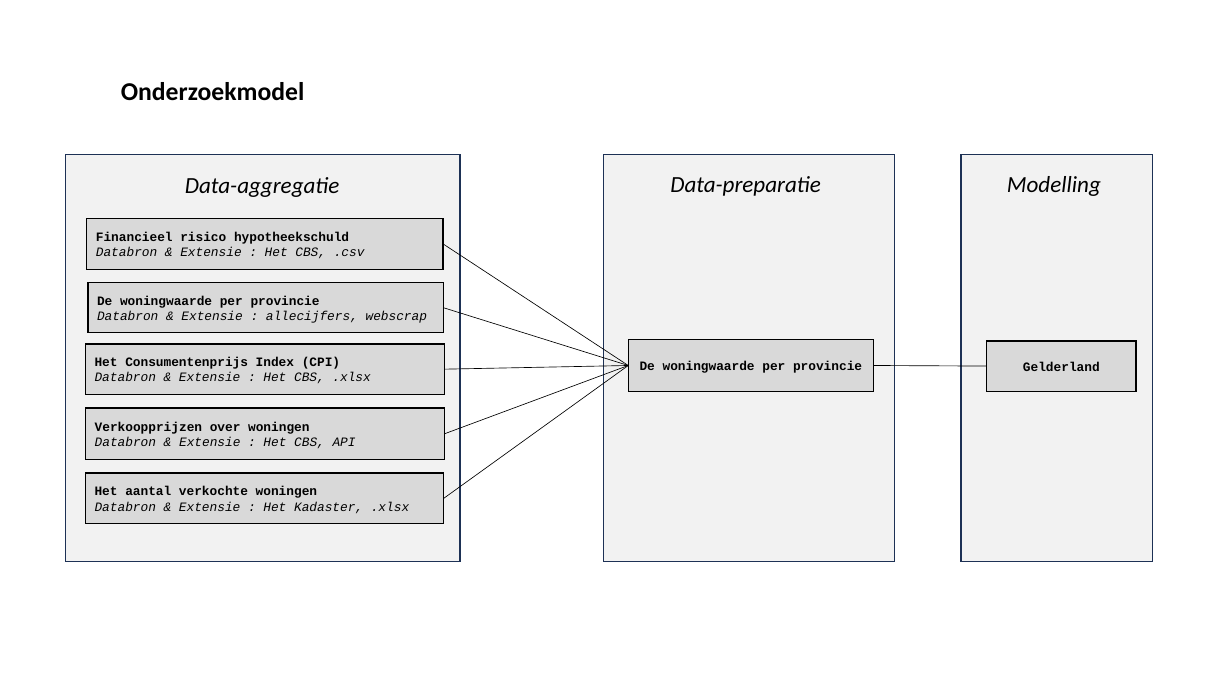
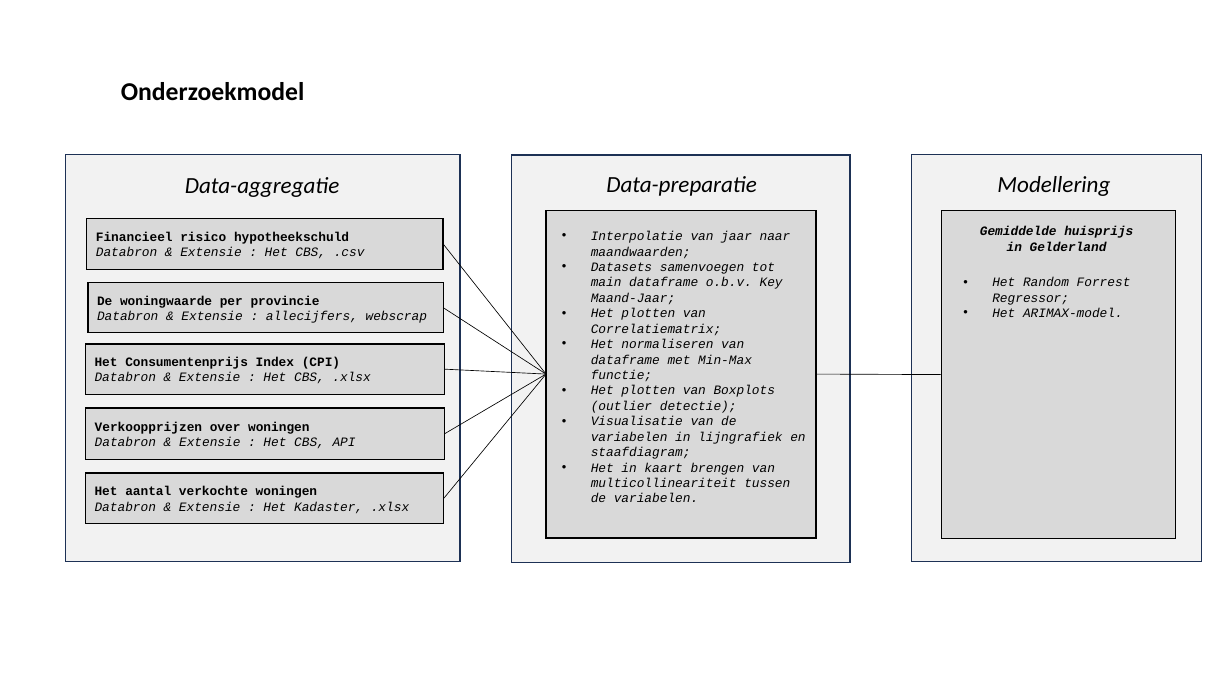
Before and after one commit to y-anwari/Invloeden_op_huizenprijs, a slide deck: slide 1 of Het onderzoekmodel.pptx. Drawn at 1232x693 pixels with LibreOffice and Linux fonts; fonts in the diff are those of the drawing. Boxes give left, top, right and bottom in pixels: in the first picture for what was removed or moved away, otherwise in the second. Text is boxed around its words. In the diff, an @@ line names an element or a change of style, - is before the commit and + after.

Commit message:
Onderzoekmodel

```diff
--- a/Het onderzoekmodel.pptx
+++ b/Het onderzoekmodel.pptx
@@ rectangle: place and size @@
-rectangle at bbox=[604, 154, 895, 562]
+rectangle at bbox=[512, 155, 850, 563]
@@ text "Data-preparatie": place and size @@
-text "Data-preparatie" at bbox=[670, 176, 821, 196]
+text "Data-preparatie" at bbox=[606, 176, 757, 196]
@@ rectangle: place and size @@
-rectangle at bbox=[961, 154, 1153, 562]
+rectangle at bbox=[912, 154, 1202, 562]
@@ text at bbox=[997, 176, 1110, 196]: text changed @@
-Modelling
+Modellering
@@ rectangle: place and size @@
-rectangle at bbox=[628, 340, 873, 392]
+rectangle at bbox=[546, 211, 816, 539]
@@ text added at bbox=[591, 231, 805, 502], 10 pt, text #000000, italic @@
+• Interpolatie van jaar naar maandwaarden;
+• Datasets samenvoegen tot main dataframe o.b.v. Key Maand-Jaar;
+• Het plotten van Correlatiematrix;
+• Het normaliseren van dataframe met Min-Max functie;
+• Het plotten van Boxplots (outlier detectie);
+• Visualisatie van de variabelen in lijngrafiek en staafdiagram;
+• Het in kaart brengen van multicollineariteit tussen de variabelen.
@@ rectangle: place and size @@
-rectangle at bbox=[987, 341, 1137, 391]
+rectangle at bbox=[942, 211, 1177, 539]
@@ text added at bbox=[980, 226, 1133, 251], 10 pt, text #000000, bold, italic @@
+Gemiddelde huisprijs in Gelderland
@@ line moved from (444, 244) - (628, 366) to (444, 244) - (546, 374) @@
@@ text added at bbox=[992, 277, 1131, 317], 10 pt, text #000000, italic @@
+• Het Random Forrest Regressor;
+• Het ARIMAX-model.
@@ line moved from (444, 308) - (628, 366) to (444, 308) - (546, 374) @@
@@ line moved from (444, 498) - (628, 366) to (444, 498) - (546, 374) @@
@@ line moved from (445, 433) - (628, 366) to (445, 433) - (546, 374) @@
@@ line moved from (445, 370) - (628, 366) to (445, 370) - (546, 374) @@
@@ text in rectangle at bbox=[640, 361, 862, 373]: text removed @@
-De woningwaarde per provincie
@@ line moved from (873, 366) - (987, 366) to (816, 374) - (942, 374) @@
@@ text in rectangle at bbox=[1023, 362, 1100, 371]: text removed @@
-Gelderland
```
Also in this commit, not shown: 2 other files.
